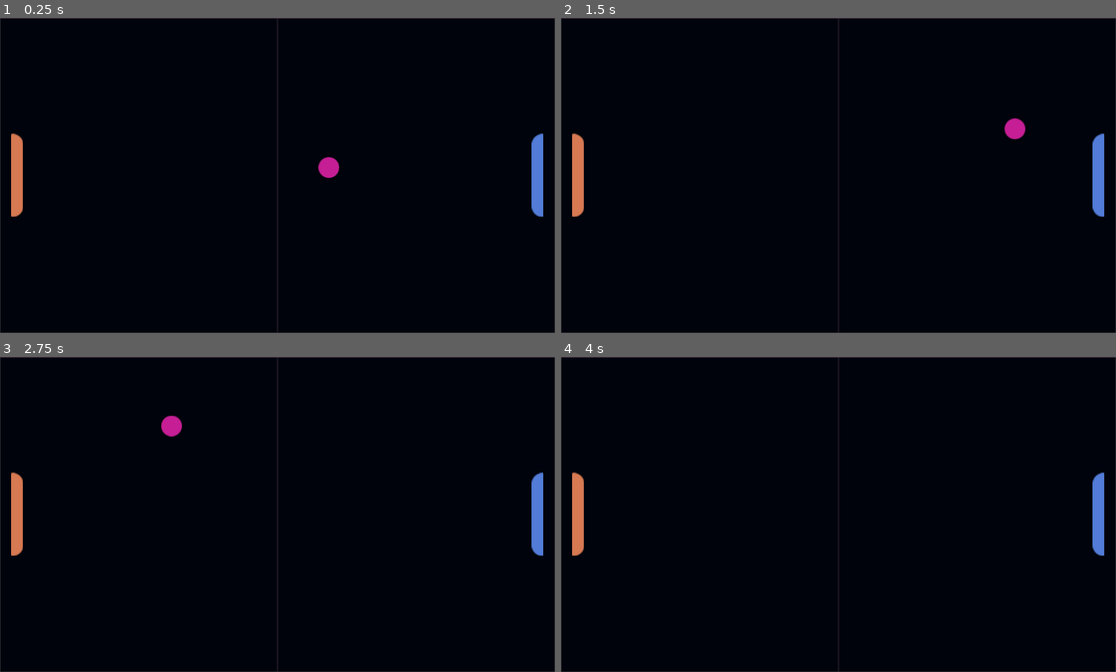
Above: before the commit, frames 1-4 (two rows, left to right).
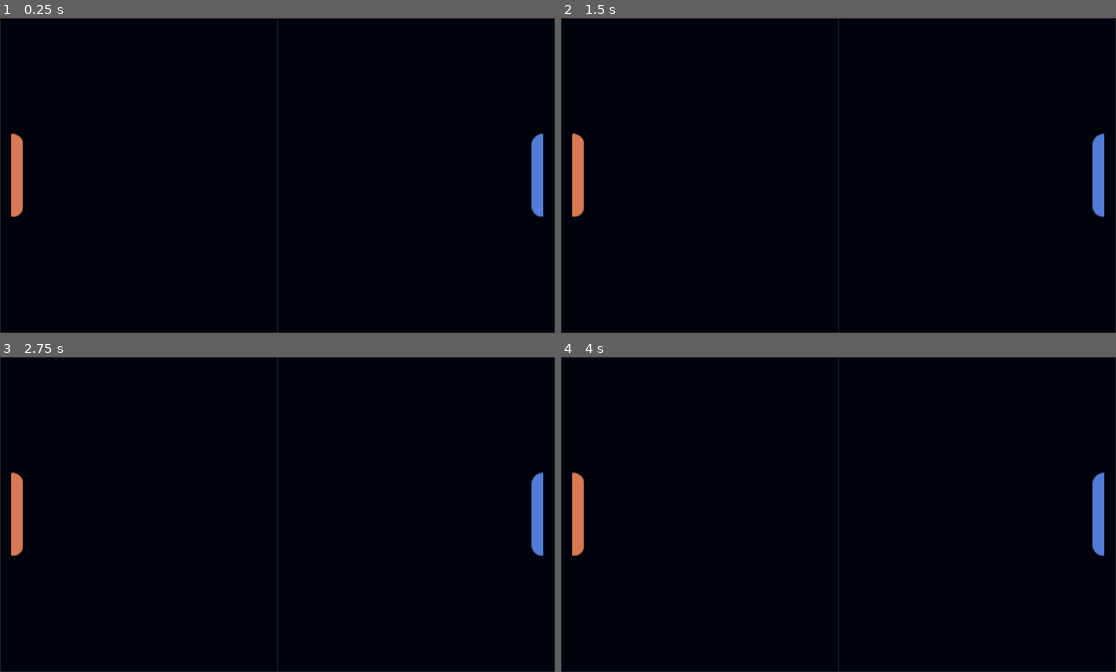
Above: after the commit, the same moments.

Repository: ardila1108/20-games-pong
Game: Godot game, scene res://Scenes/game.tscn
The game is run twice, just before and just after one commit, with the same random seed, the same clock (stepped at 60 frames per second) and the same inputs.
Inputs:
- Up to frame 1 (0.25 s): no input
- Up to frame 2 (1.5 s): no input
- Up to frame 3 (2.75 s): no input
- Up to frame 4 (4 s): no input

The runs differ from the first frame. In frame 1, 0.2% of the frame differs, in the area x 57-62%, y 44-51%; in frame 2, 0.2%, in the area x 79-84%, y 31-39%; in frame 3, 0.2%; in frame 4, nothing differs.

Commit message:
Implement scoring and trail. LEFT: UI

Diff:
--- a/Scenes/ball.tscn
+++ b/Scenes/ball.tscn
@@ -1,13 +1,20 @@
-[gd_scene load_steps=4 format=3 uid="uid://k62th385fm0x"]
+[gd_scene load_steps=5 format=3 uid="uid://k62th385fm0x"]
 
 [ext_resource type="Texture2D" uid="uid://c0w0eaxb6lmr0" path="res://Sprites/Ball.png" id="1_d60mj"]
 [ext_resource type="Script" uid="uid://clh0oi3ivcdcs" path="res://Scripts/ball.gd" id="1_ij5cq"]
+[ext_resource type="Texture2D" uid="uid://dsah6bfcdm6t2" path="res://Sprites/BallMotion.png" id="3_376qj"]
 
 [sub_resource type="CircleShape2D" id="CircleShape2D_ij5cq"]
 radius = 15.033297
 
-[node name="Ball" type="CharacterBody2D"]
+[node name="Ball" type="CharacterBody2D" groups=["ball"]]
 script = ExtResource("1_ij5cq")
+
+[node name="BallTrail" type="Sprite2D" parent="."]
+position = Vector2(0, -0.50000095)
+scale = Vector2(0.9999999, 0.9999999)
+texture = ExtResource("3_376qj")
+offset = Vector2(-25.788584, 25.495691)
 
 [node name="Sprite2D" type="Sprite2D" parent="."]
 texture = ExtResource("1_d60mj")
--- a/Scenes/game.tscn
+++ b/Scenes/game.tscn
@@ -1,10 +1,14 @@
-[gd_scene load_steps=4 format=3 uid="uid://el848u4qo4qr"]
+[gd_scene load_steps=6 format=3 uid="uid://el848u4qo4qr"]
 
 [ext_resource type="Texture2D" uid="uid://juxb3lrns0nm" path="res://Sprites/Board.png" id="1_ebmjs"]
+[ext_resource type="Script" uid="uid://b3gvjw07b5thh" path="res://Scripts/game_controller.gd" id="1_wowpa"]
 [ext_resource type="PackedScene" uid="uid://bwky4txipbdep" path="res://Scenes/Player.tscn" id="2_qxrlw"]
-[ext_resource type="PackedScene" uid="uid://k62th385fm0x" path="res://Scenes/ball.tscn" id="4_3dryh"]
+[ext_resource type="PackedScene" uid="uid://dy510mdj4m7qc" path="res://Scenes/score_zone.tscn" id="5_i6g32"]
+
+[sub_resource type="WorldBoundaryShape2D" id="WorldBoundaryShape2D_wrm1d"]
 
 [node name="Game" type="Node2D"]
+script = ExtResource("1_wowpa")
 
 [node name="Background" type="TextureRect" parent="."]
 offset_right = 40.0
@@ -12,11 +16,29 @@
 texture = ExtResource("1_ebmjs")
 
 [node name="Player" parent="." instance=ExtResource("2_qxrlw")]
-position = Vector2(25, 62)
-
-[node name="Ball" parent="." instance=ExtResource("4_3dryh")]
-position = Vector2(401, 227)
 
 [node name="Player2" parent="." instance=ExtResource("2_qxrlw")]
 position = Vector2(-23, 62)
 paddle_ID = 2
+
+[node name="UpperWall" type="StaticBody2D" parent="."]
+position = Vector2(402, 0)
+rotation = 3.1415927
+
+[node name="CollisionShape2D" type="CollisionShape2D" parent="UpperWall"]
+shape = SubResource("WorldBoundaryShape2D_wrm1d")
+
+[node name="LowerWall" type="StaticBody2D" parent="."]
+position = Vector2(402, 455)
+
+[node name="CollisionShape2D" type="CollisionShape2D" parent="LowerWall"]
+shape = SubResource("WorldBoundaryShape2D_wrm1d")
+
+[node name="ScoreZone" parent="." instance=ExtResource("5_i6g32")]
+position = Vector2(-5, 227)
+rotation = 1.5707964
+
+[node name="ScoreZone2" parent="." instance=ExtResource("5_i6g32")]
+position = Vector2(807, 227)
+rotation = -1.5707964
+paddle_ID = 2
--- /dev/null
+++ b/Scenes/score_zone.tscn
@@ -0,0 +1,13 @@
+[gd_scene load_steps=3 format=3 uid="uid://dy510mdj4m7qc"]
+
+[ext_resource type="Script" uid="uid://b6trnw8gmgg0d" path="res://Scripts/score_zone.gd" id="1_0jdsr"]
+
+[sub_resource type="WorldBoundaryShape2D" id="WorldBoundaryShape2D_x1r6g"]
+
+[node name="ScoreZone" type="Area2D"]
+script = ExtResource("1_0jdsr")
+
+[node name="CollisionShape2D" type="CollisionShape2D" parent="."]
+shape = SubResource("WorldBoundaryShape2D_x1r6g")
+
+[connection signal="body_entered" from="." to="." method="_on_body_entered"]
--- a/Scripts/Global.gd
+++ b/Scripts/Global.gd
@@ -4,3 +4,5 @@
 
 var P1_score: int = 0
 var P2_score: int = 0
+
+var max_score: int = 5
--- a/Scripts/ball.gd
+++ b/Scripts/ball.gd
@@ -2,16 +2,17 @@
 
 const SPEED = 300
 var velocity_bounce_multiplier: float = 1.1
+@onready var ball_trail: Sprite2D = $BallTrail
 
-func launch():
-	var direction: Vector2 = Vector2.from_angle(randf_range(-PI/4, PI/4))
+func launch(direction):
 	velocity = direction*sign(randf_range(-1,1))*SPEED
 
 func _ready():
-	launch()
+	print(global_position)
 
 # Called every frame. 'delta' is the elapsed time since the previous frame.
 func _process(delta: float) -> void:
+	ball_trail.rotation = velocity.angle() + PI/4
 	var collision = move_and_collide(velocity * delta)
 	if collision:
 		velocity = velocity.bounce(collision.get_normal())
--- /dev/null
+++ b/Scripts/game_controller.gd
@@ -0,0 +1,33 @@
+extends Node2D
+var ball: PackedScene = load("res://Scenes/ball.tscn")
+
+# Called when the node enters the scene tree for the first time.
+func _ready() -> void: # Replace with function body.
+	start_game()
+
+func start_game():
+	start_round()
+
+# Called every frame. 'delta' is the elapsed time since the previous frame.
+func _process(delta: float) -> void:
+	pass
+
+func check_scores():
+	if Global.P1_score == Global.max_score:
+		end_game("Player 1")
+	if Global.P2_score == Global.max_score:
+		end_game("Player 2")
+
+func start_round():
+	check_scores()
+	_spawn_ball()
+
+func _spawn_ball():
+	var new_ball = ball.instantiate()
+	new_ball.global_position = get_viewport_rect().size / 2
+	var direction: Vector2 = Vector2.from_angle(randf_range(-PI/4, PI/4))
+	new_ball.launch(direction*sign(randf_range(-1,1)))
+	get_tree().root.get_child(1).add_child(new_ball)
+
+func end_game(winner: String):
+	print(winner + " Wins!")
--- a/Scripts/player.gd
+++ b/Scripts/player.gd
@@ -13,13 +13,12 @@
 	if paddle_ID == 1:
 		paddle_sprite.texture = load("res://Sprites/Player.png")
 		global_position.x = horizontal_margin
-		reset()
 	elif paddle_ID == 2:
 		paddle_sprite.texture = load("res://Sprites/Computer.png")
 		global_position.x = get_viewport_rect().size.x - horizontal_margin
-		reset()
 	else:
 		printerr("The Paddle ID needs to be assigned to 1 or 2")
+	reset()
 
 # Called every frame. 'delta' is the elapsed time since the previous frame.
 func _process(_delta: float) -> void:
--- /dev/null
+++ b/Scripts/score_zone.gd
@@ -0,0 +1,16 @@
+extends Area2D
+@export var paddle_ID: Global.player_enum = Global.player_enum.Player1
+
+# Called when the node enters the scene tree for the first time.
+func _ready() -> void:
+	pass # Replace with function body.
+
+
+func _on_body_entered(body: Node2D) -> void:
+	if body.is_in_group("ball"):
+		if paddle_ID == 2:
+			Global.P1_score += 1
+		else:
+			Global.P2_score += 1
+		body.queue_free()
+		owner.start_round()
--- a/project.godot
+++ b/project.godot
@@ -27,6 +27,7 @@
 [global_group]
 
 paddle=""
+ball=""
 
 [input]
 
Not shown, added: Scripts/game_controller.gd.uid
Not shown, added: Scripts/score_zone.gd.uid
